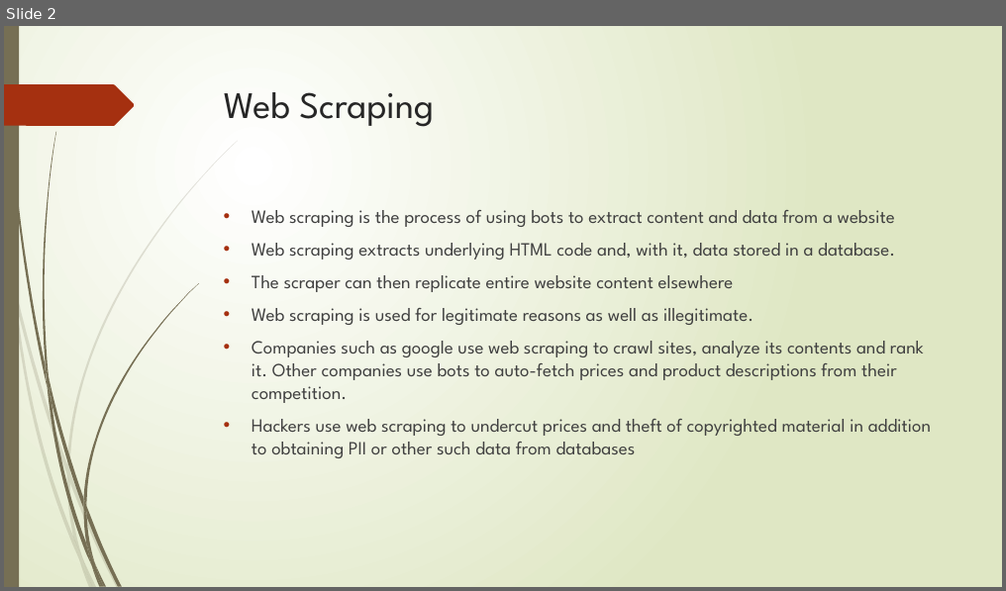
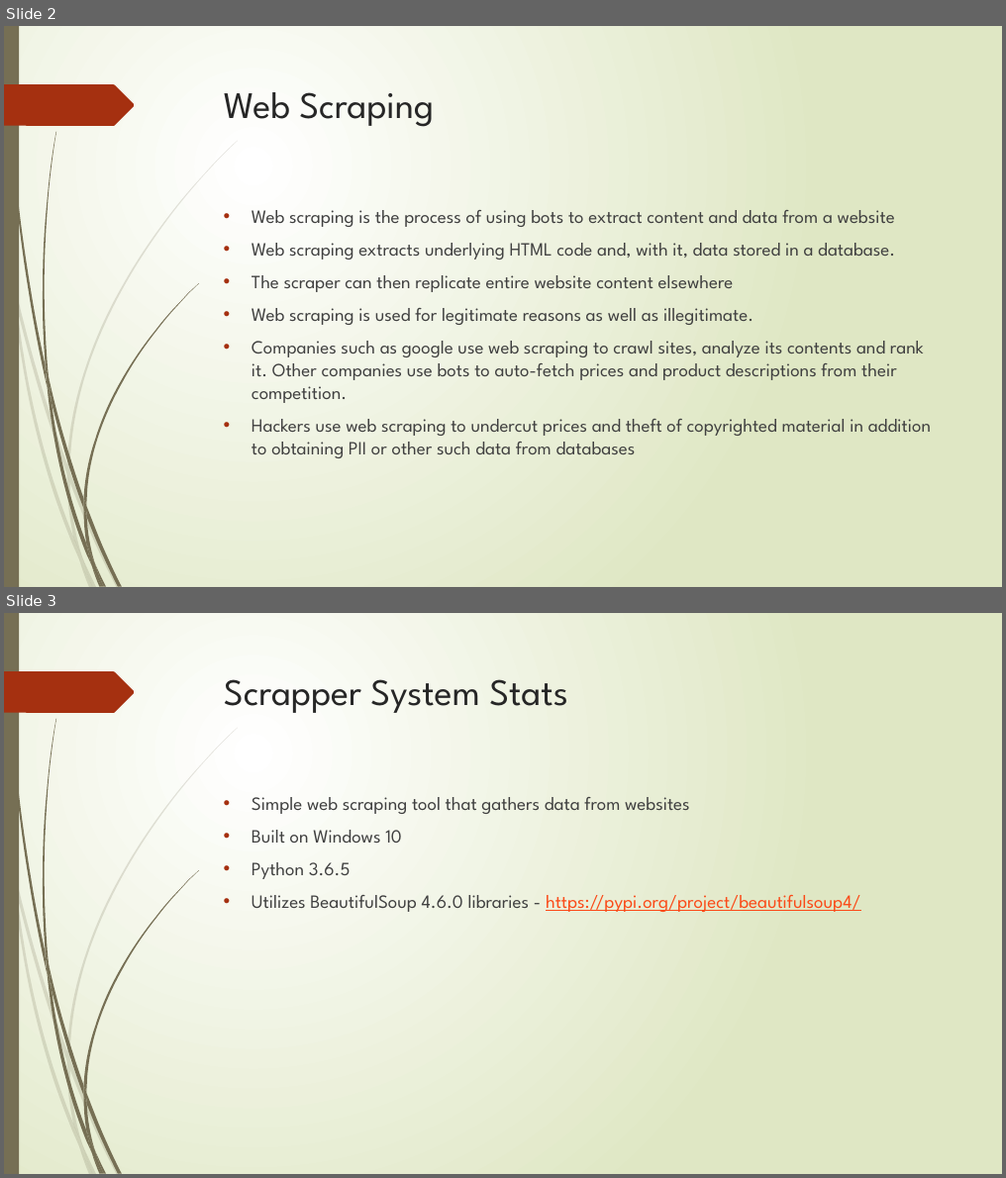
Before and after one commit to nysian/scrapper, a slide deck: Scrapper.pptx. Shown one above the other, each under a label of ours: slide 2 before the commit, slides 2 and 3 after it. The pictures are 1006x591 and 1006x1178 pixels, drawn with LibreOffice and Linux fonts; fonts in the diff are those of the drawing. Boxes give left, top, right and bottom in pixels: in the first picture for what was removed or moved away, otherwise in the second. Text is boxed around its words. In the diff, an @@ line names an element or a change of style, - is before the commit and + after.

```diff
--- a/Scrapper.pptx
+++ b/Scrapper.pptx
@@ slide 3 added at bbox=[4, 613, 1002, 1174], background gradient #FFFFFF to #DFE8C4; not listed: 24 template elements that a slide beside it also shows @@
@@ title added at bbox=[224, 679, 568, 713], 36 pt, text #262626 @@
+Scrapper System Stats
@@ text added at bbox=[252, 797, 860, 912], 18 pt, text #404040 @@
+• Simple web scraping tool that gathers data from websites
+• Built on Windows 10
+• Python 3.6.5
+• Utilizes BeautifulSoup 4.6.0 libraries - https://pypi.org/project/beautifulsoup4/
```
Also in this commit, not shown: 3 slides changed.
